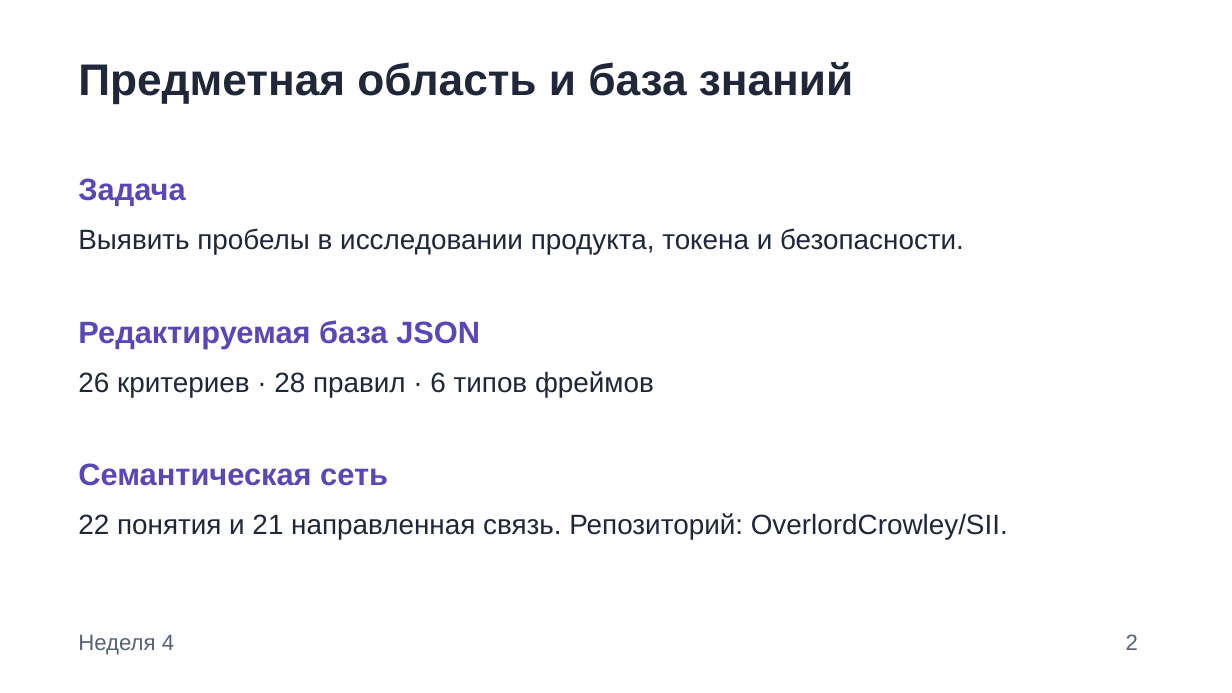
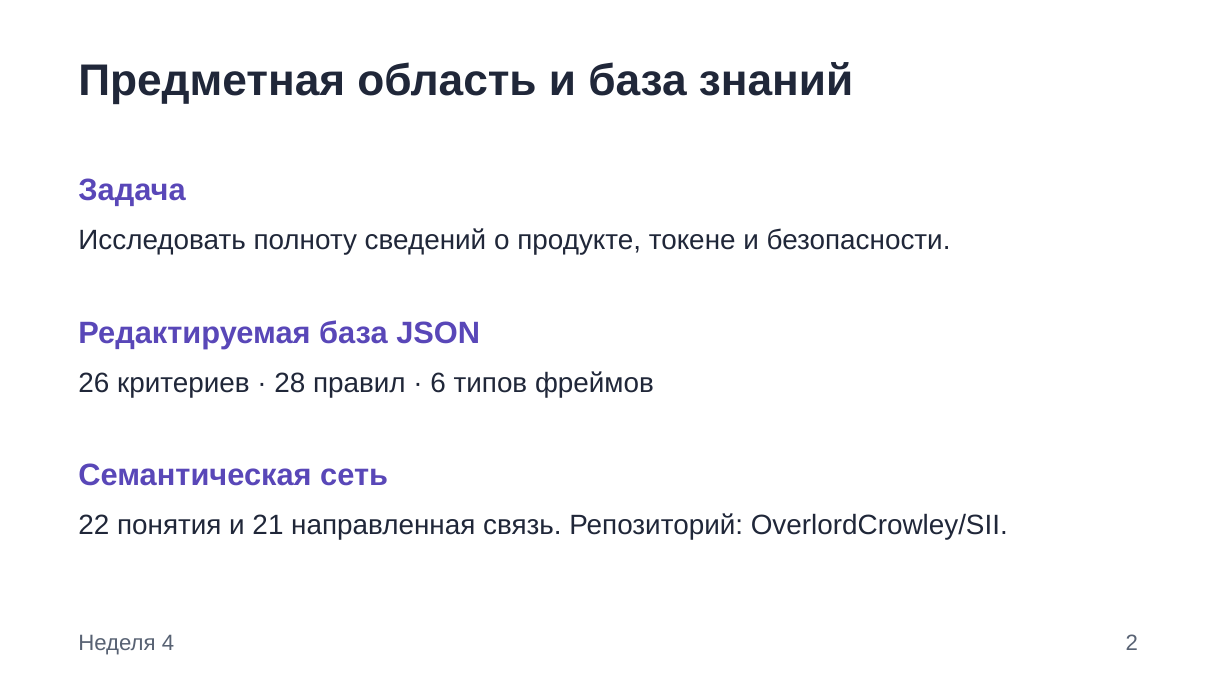
Before and after one commit to OverlordCrowley/SII, a slide deck: slide 2 of crypto-project-assistant/presentation/Cryptoscope_Weeks_04_15_Local_AI.pptx. Drawn at 1232x693 pixels with LibreOffice and Linux fonts; fonts in the diff are those of the drawing. Boxes give left, top, right and bottom in pixels: in the first picture for what was removed or moved away, otherwise in the second. Text is boxed around its words. In the diff, an @@ line names an element or a change of style, - is before the commit and + after.

```diff
--- a/crypto-project-assistant/presentation/Cryptoscope_Weeks_04_15_Local_AI.pptx
+++ b/crypto-project-assistant/presentation/Cryptoscope_Weeks_04_15_Local_AI.pptx
@@ text at bbox=[78, 228, 951, 255]: text changed @@
-Выявить пробелы в исследовании продукта, токена и безопасности.
+Исследовать полноту сведений о продукте, токене и безопасности.
```
Also in this commit, not shown: 5 other slides changed, 37 other files.
